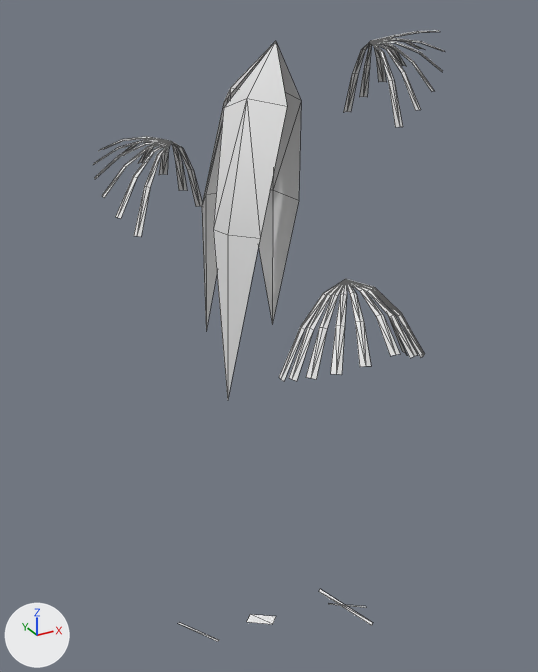
What one commit did to the OBJ model game/assets/models/plants/SM_Plant_FanPalmYoung_Leaf_LOD1.obj.
Camera for both pictures: a 50 mm lens placed at (-2.66, -4.74, 5.16), pointed at (-0.04, 0.02, 2.78). Lighting does not change. The marker at lower left points along +X, +Y and +Z. The older version comes first. Mesh edges are drawn as thin lines. Where no turn or scale is listed for an object, it has been applied to the vertices. Vertices at exactly the same position are counted once.

Script lines for the objects in view, before the commit:
```python
me_sm_plant_fanpalmyoung_leaf_lod1 = bpy.data.meshes.new('SM_Plant_FanPalmYoung_Leaf_LOD1')
me_sm_plant_fanpalmyoung_leaf_lod1.from_pydata(...)  # 434 vertices, 428 faces; spans x -1.1..1.23, y -1.63..1.27, z -0.03..5.01
ob_sm_plant_fanpalmyoung_leaf_lod1 = bpy.data.objects.new('SM_Plant_FanPalmYoung_Leaf_LOD1', me_sm_plant_fanpalmyoung_leaf_lod1)
ob_sm_plant_fanpalmyoung_leaf_lod1.location = (0.0, 0.0, 0.0)
```
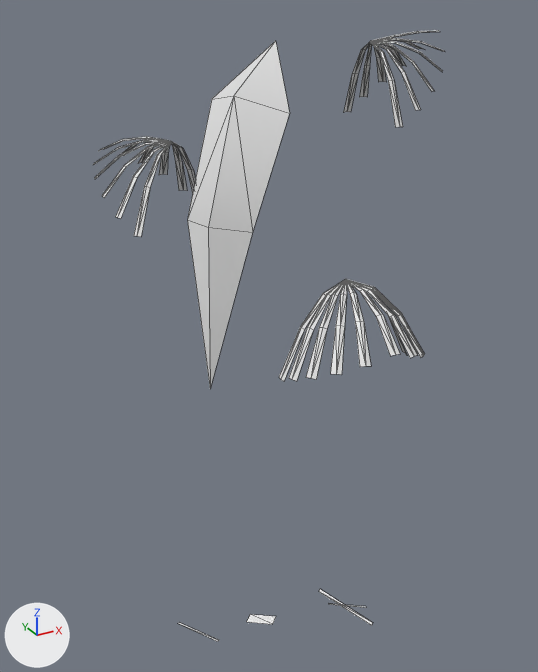
Edits to the bpy script that builds the scene:
```text
Change me_sm_plant_fanpalmyoung_leaf_lod1:
    used by ob_sm_plant_fanpalmyoung_leaf_lod1; location = (0.0, 0.0, 0.0)
    remove me_sm_plant_fanpalmyoung_leaf_lod1.from_pydata(...)  # 434 vertices, 428 faces; spans x -1.1..1.23, y -1.63..1.27, z -0.03..5.01
    add me_sm_plant_fanpalmyoung_leaf_lod1.from_pydata(...)  # 420 vertices, 412 faces; spans x -1.1..1.23, y -1.63..1.27, z -0.03..5.01
    me_sm_plant_fanpalmyoung_leaf_lod1 part 1
    14 vertices are removed from x -0.64..0.09, y -0.57..0.61, z 2.58..4.64
    18 faces are deleted
    7 vertices move from x -0.07..0.36, y 0.11..0.65, z 2.59..4.63 to x -0.67..-0.1, y -0.37..0.21, z 2.57..4.63
    2 new faces join them
```

Changed parts and their boxes [x1, y1, x2, y2] in the pictures (538 x 672 px):
part 1 of me_sm_plant_fanpalmyoung_leaf_lod1, cut back: before [202, 41, 301, 399]; after [188, 41, 290, 388]
